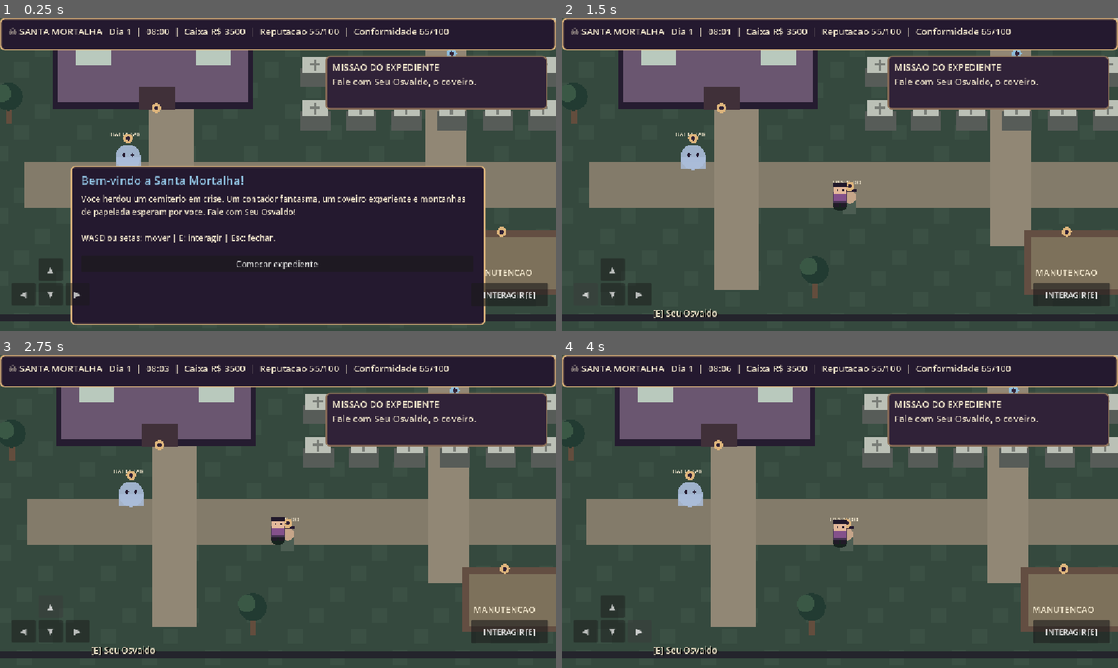
Above: before the commit, frames 1-4 (two rows, left to right).
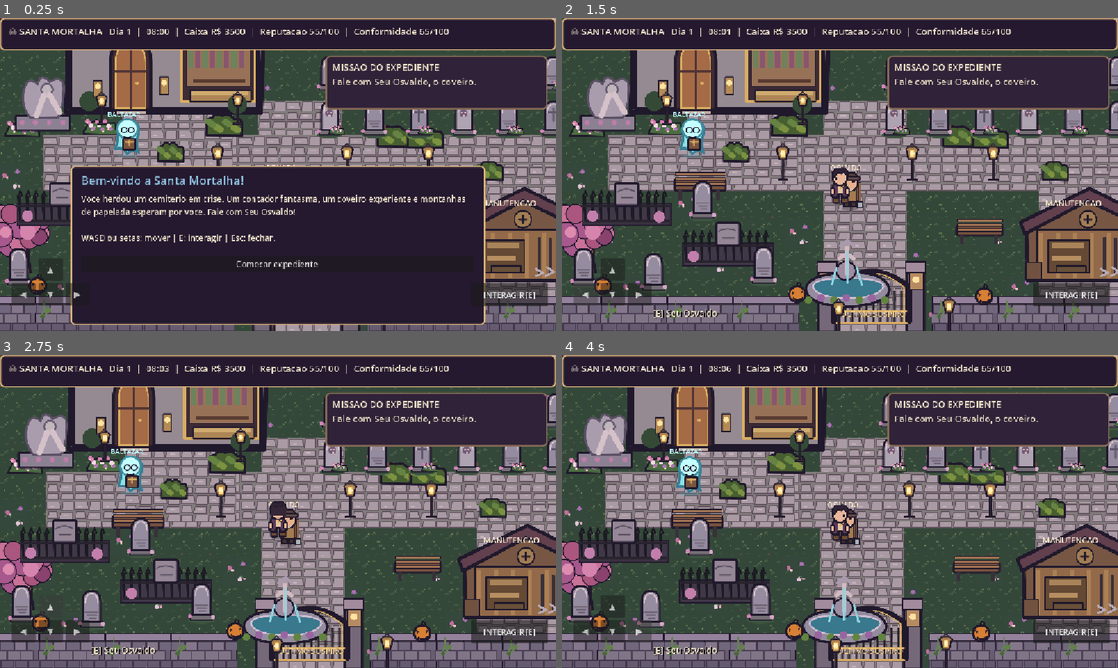
Above: after the commit, the same moments.

Repository: viniciushb104-png/descanse-em-paz
Game: Godot game, scene res://scenes/main.tscn
The game is run twice, just before and just after one commit, with the same random seed, the same clock (stepped at 60 frames per second) and the same inputs.
Inputs:
- Up to frame 1 (0.25 s): no input
- Up to frame 2 (1.5 s): click "Comecar expediente" at 0.5 s; click "◀" at 1.25 s
- Up to frame 3 (2.75 s): click "▲" at 2 s
- Up to frame 4 (4 s): click "▼" at 2.75 s; click "▶" at 3.5 s

The runs differ from the first frame. In frame 1, 34% of the frame differs, in the area x 0-100%, y 0-100%; in frame 2, 59%; in frame 3, 59%; in frame 4, 59%.

Commit message:
feat: posicionar cenario, sprites animados e colisao simples no mapa

Diff:
--- a/scripts/main.gd
+++ b/scripts/main.gd
@@ -3,6 +3,7 @@
 ## Os valores sao ficticios; requisitos reais variam conforme municipio e servico.
 
 const WORLD := Vector2(1536.0, 960.0)
+const MAP_ART = preload("res://scripts/map_art.gd")
 const PAPER := Color("#f0e5cb")
 const NIGHT := Color("#24192f")
 const GOLD := Color("#deb57c")
@@ -11,7 +12,7 @@
     {"id": "osvaldo", "name": "Seu Osvaldo", "p": Vector2(725, 670)},
     {"id": "office", "name": "Escritorio", "p": Vector2(430, 490)},
     {"id": "plot", "name": "Jazigo B-13", "p": Vector2(1110, 365)},
-    {"id": "maintenance", "name": "Manutencao", "p": Vector2(1225, 775)},
+    {"id": "maintenance", "name": "Manutencao", "p": Vector2(1255, 870)},
     {"id": "ghost", "name": "Baltazar", "p": Vector2(365, 560)}
 ]
 const OBJECTIVES := [
@@ -31,6 +32,7 @@
 var compliance: int = 65
 var reserved_plot: bool = false
 var dialogue_open: bool = false
+var visual_animation_elapsed: float = 0.0
 var status_label: Label
 var objective_label: Label
 var prompt_label: Label
@@ -50,6 +52,10 @@
         _show("Bem-vindo de volta!", "Seu progresso foi recuperado. A morte pode esperar; a burocracia, jamais.", [{"text": "Continuar", "action": "close"}])
 
 func _process(delta: float) -> void:
+    visual_animation_elapsed += delta
+    if visual_animation_elapsed >= 0.35:
+        visual_animation_elapsed = 0.0
+        queue_redraw()
     if not dialogue_open:
         clock_minutes += delta * 1.8
         if clock_minutes >= 1080.0:
@@ -323,77 +329,14 @@
         var near := _near_station()
         prompt_label.text = ("[E] " + str(near["name"])) if not near.is_empty() else "Aproxime-se de um marcador para interagir"
 
+func is_walkable(world_position: Vector2) -> bool:
+    # Os edificios possuem solidez basica. O escritorio e acessivel pela frente.
+    if Rect2(224, 155, 435, 293).has_point(world_position):
+        return false
+    if Rect2(1136, 669, 266, 168).has_point(world_position):
+        return false
+    # Fora dos limites do cemitério
+    return world_position.x >= 65.0 and world_position.x <= 1465.0 and world_position.y >= 100.0 and world_position.y <= 882.0
+
 func _draw() -> void:
-    draw_rect(Rect2(Vector2.ZERO, WORLD), Color("#35493e"))
-    for y in range(0, 960, 48):
-        for x in range(0, 1536, 48):
-            if (int(x / 48) + int(y / 48)) % 3 == 0:
-                draw_rect(Rect2(x + 7, y + 6, 34, 35), Color("#3b5044"))
-    draw_rect(Rect2(125, 572, 1280, 104), Color("#837b6a"))
-    draw_rect(Rect2(412, 425, 104, 440), Color("#918775"))
-    draw_rect(Rect2(1049, 195, 94, 570), Color("#918775"))
-    draw_rect(Rect2(25, 24, 1484, 16), Color("#24242c"))
-    draw_rect(Rect2(25, 922, 1484, 16), Color("#24242c"))
-    draw_rect(Rect2(25, 24, 16, 914), Color("#24242c"))
-    draw_rect(Rect2(1493, 24, 16, 914), Color("#24242c"))
-    _write(Vector2(80, 90), "JARDIM DO ULTIMO SUSPIRO", 24, PAPER)
-
-    # Edificio administrativo.
-    draw_rect(Rect2(192, 175, 460, 275), Color("#251c30"))
-    draw_rect(Rect2(204, 194, 436, 240), Color("#6a5670"))
-    draw_rect(Rect2(196, 176, 450, 54), Color("#33243e"))
-    draw_rect(Rect2(389, 399, 84, 52), Color("#403039"))
-    draw_rect(Rect2(246, 278, 80, 70), Color("#b9c9bd"))
-    draw_rect(Rect2(521, 278, 80, 70), Color("#b9c9bd"))
-    _write(Vector2(302, 218), "ADMINISTRACAO", 20, PAPER)
-    _marker(Vector2(430, 490), GOLD)
-
-    # Jazigos da quadra B.
-    _write(Vector2(766, 199), "QUADRA B", 23, PAPER)
-    for row in range(3):
-        for col in range(6):
-            var p := Vector2(795 + col * 105, 265 + row * 100)
-            if row == 1 and col == 3:
-                draw_rect(Rect2(p - Vector2(39, 37), Vector2(78, 74)), Color("#375967") if not reserved_plot else Color("#6d543c"))
-                _write(p + Vector2(-23, 6), "B-13", 17, PAPER)
-            else:
-                draw_rect(Rect2(p - Vector2(34, 11), Vector2(70, 45)), Color("#575c58"))
-                draw_rect(Rect2(p - Vector2(29, 36), Vector2(60, 37)), Color("#bbc0b6"))
-                draw_rect(Rect2(p - Vector2(3, 29), Vector2(6, 26)), Color("#797d77"))
-                draw_rect(Rect2(p - Vector2(12, 22), Vector2(24, 6)), Color("#797d77"))
-    _marker(Vector2(1110, 365), BLUE if not reserved_plot else GOLD)
-
-    # Area de manutencao.
-    draw_rect(Rect2(1127, 727, 302, 150), Color("#634e42"))
-    draw_rect(Rect2(1142, 744, 275, 119), Color("#7d715b"))
-    _write(Vector2(1153, 833), "MANUTENCAO", 20, PAPER)
-    _marker(Vector2(1225, 775), GOLD)
-
-    # Coveiro e contador fantasma.
-    _person(Vector2(725, 670), Color("#c6a589"), Color("#4c5d52"), "OSVALDO")
-    var ghost := Vector2(365, 560)
-    draw_circle(ghost, 29, Color("#aabdda", 0.9))
-    draw_rect(Rect2(ghost - Vector2(29, 0), Vector2(58, 27)), Color("#aabdda", 0.85))
-    draw_circle(ghost + Vector2(-10, -5), 4, NIGHT)
-    draw_circle(ghost + Vector2(10, -5), 4, NIGHT)
-    _write(ghost - Vector2(41, 48), "BALTAZAR", 14, PAPER)
-    _marker(ghost, GOLD)
-
-    for p in [Vector2(80, 180), Vector2(90, 438), Vector2(700, 165), Vector2(1450, 180), Vector2(1450, 708), Vector2(645, 837)]:
-        draw_rect(Rect2(p - Vector2(7, -4), Vector2(14, 42)), Color("#634d3d"))
-        draw_circle(p - Vector2(0, 17), 32, Color("#223b32"))
-        draw_circle(p - Vector2(14, 25), 20, Color("#3a5845"))
-
-func _write(pos: Vector2, content: String, size_px: int, color: Color) -> void:
-    draw_string(ThemeDB.fallback_font, pos, content, HORIZONTAL_ALIGNMENT_LEFT, -1, size_px, color)
-
-func _marker(pos: Vector2, color: Color) -> void:
-    draw_circle(pos - Vector2(0, 43), 11, color)
-    draw_circle(pos - Vector2(0, 43), 5, Color("#302136"))
-
-func _person(pos: Vector2, skin: Color, outfit: Color, caption: String) -> void:
-    draw_rect(Rect2(pos - Vector2(15, 14), Vector2(30, 36)), outfit)
-    draw_circle(pos - Vector2(0, 18), 15, skin)
-    draw_rect(Rect2(pos - Vector2(18, 36), Vector2(36, 7)), NIGHT)
-    _write(pos - Vector2(39, 47), caption, 14, PAPER)
-    _marker(pos, GOLD)
+    MAP_ART.paint(self, reserved_plot, clock_minutes)
--- /dev/null
+++ b/scripts/map_art.gd
@@ -0,0 +1,132 @@
+extends RefCounted
+## Mapa visual versionado em Godot; cada elemento e um recurso independente.
+## Visual base V0.2: arte vetorial original (substituivel por atlas PNG definitivo).
+
+const GRASS = preload("res://assets/sprites/grass.svg")
+const FLOWERS_GRASS = preload("res://assets/sprites/flowers_grass.svg")
+const PATH = preload("res://assets/sprites/path.svg")
+const EARTH = preload("res://assets/sprites/earth.svg")
+const WALL = preload("res://assets/sprites/wall.svg")
+const GATE = preload("res://assets/sprites/gate.svg")
+const FENCE = preload("res://assets/sprites/fence.svg")
+const GRAVE0 = preload("res://assets/sprites/grave_0.svg")
+const GRAVE1 = preload("res://assets/sprites/grave_1.svg")
+const GRAVE2 = preload("res://assets/sprites/grave_2.svg")
+const PLOT = preload("res://assets/sprites/plot.svg")
+const PLOT_RESERVED = preload("res://assets/sprites/plot_reserved.svg")
+const HEDGE = preload("res://assets/sprites/hedge.svg")
+const FLOWERS = preload("res://assets/sprites/flowers.svg")
+const TREE = preload("res://assets/sprites/tree.svg")
+const LANTERN = preload("res://assets/sprites/lantern.svg")
+const BENCH = preload("res://assets/sprites/bench.svg")
+const PUMPKIN = preload("res://assets/sprites/pumpkin.svg")
+const STATUE = preload("res://assets/sprites/statue.svg")
+const FOUNTAIN = preload("res://assets/sprites/fountain.svg")
+const OFFICE = preload("res://assets/sprites/office.svg")
+const SHED = preload("res://assets/sprites/shed.svg")
+const FAMILY = preload("res://assets/sprites/family_plot.svg")
+const OSVALDO = preload("res://assets/sprites/osvaldo_down_0.svg")
+const BALTAZAR = preload("res://assets/sprites/baltazar_down_0.svg")
+
+const WORLD_RECT := Rect2(0, 0, 1536, 960)
+const PAPER := Color("#f6e5cb")
+
+static func stamp(ctx: Node2D, tex: Texture2D, x: float, y: float, w: float, h: float) -> void:
+    ctx.draw_texture_rect(tex, Rect2(x, y, w, h), false)
+
+static func writing(ctx: Node2D, pos: Vector2, message: String, size_px: int = 19, color: Color = PAPER) -> void:
+    ctx.draw_string(ThemeDB.fallback_font, pos, message, HORIZONTAL_ALIGNMENT_LEFT, -1, size_px, color)
+
+static func paint(ctx: Node2D, reserved_plot: bool, time_minute: float) -> void:
+    # Terreno modular: 64x64 px, caminhos por cima e decoracoes como objetos independentes.
+    for y in range(0, 960, 64):
+        for x in range(0, 1536, 64):
+            stamp(ctx, FLOWERS_GRASS if (int(x / 64) + int(y / 64) * 3) % 7 == 0 else GRASS, x, y, 64, 64)
+    # Caminho central do portao para a administracao.
+    for yy in range(430, 950, 64):
+        for xx in range(665, 857, 64):
+            stamp(ctx, PATH, xx, yy, 64, 64)
+    for yy in range(510, 610, 64):
+        for xx in range(170, 1450, 64):
+            stamp(ctx, PATH, xx, yy, 64, 64)
+    for yy in range(368, 584, 64):
+        for xx in range(351, 550, 64):
+            stamp(ctx, PATH, xx, yy, 64, 64)
+    for yy in range(580, 915, 64):
+        for xx in range(1160, 1395, 64):
+            stamp(ctx, PATH, xx, yy, 64, 64)
+
+    # Muros, jardins e areas delimitadas, mantendo entrada inferior desobstruida.
+    for xx in range(0, 1536, 152):
+        stamp(ctx, WALL, xx, 0, 152, 85)
+    for yy in range(77, 879, 80):
+        stamp(ctx, WALL, 0, yy, 50, 80)
+        stamp(ctx, WALL, 1488, yy, 50, 80)
+    for xx in range(0, 600, 152):
+        stamp(ctx, WALL, xx, 880, 152, 85)
+    for xx in range(915, 1536, 152):
+        stamp(ctx, WALL, xx, 880, 152, 85)
+    stamp(ctx, GATE, 650, 792, 250, 171)
+    writing(ctx, Vector2(704, 928), "ULTIMO SUSPIRO", 18, Color("#efc98a"))
+
+    # Sombras e vegetacao ambiente.
+    stamp(ctx, TREE, 22, 82, 216, 237)
+    stamp(ctx, TREE, 1320, 90, 180, 205)
+    stamp(ctx, TREE, 44, 667, 150, 174)
+    stamp(ctx, HEDGE, 540, 460, 91, 59)
+    stamp(ctx, HEDGE, 934, 487, 88, 57)
+    stamp(ctx, HEDGE, 1003, 490, 91, 57)
+    for pos in [Vector2(80, 464), Vector2(260, 460), Vector2(946, 110), Vector2(1040, 100), Vector2(1454, 599)]:
+        stamp(ctx, FLOWERS, pos.x, pos.y, 82, 50)
+
+    # Administracao e contabilidade: entrada em baixo, proximo ao ponto E do escritorio.
+    stamp(ctx, OFFICE, 204, 120, 485, 344)
+    writing(ctx, Vector2(314, 151), "ADMINISTRACAO", 19)
+    stamp(ctx, LANTERN, 287, 408, 34, 80)
+    stamp(ctx, LANTERN, 600, 407, 34, 80)
+
+    # Quadra B: jazigos posicionados em fileiras e acessiveis pela lateral dos caminhos.
+    writing(ctx, Vector2(861, 198), "QUADRA B", 24)
+    for row in range(3):
+        for col in range(6):
+            var px: float = 798 + col * 103
+            var py: float = 246 + row * 103
+            if row == 1 and col == 3:
+                stamp(ctx, PLOT_RESERVED if reserved_plot else PLOT, px - 13, py - 5, 88, 77)
+                writing(ctx, Vector2(px + 4, py - 9), "B-13", 17, Color("#ffe8aa"))
+            else:
+                stamp(ctx, EARTH, px + 10, py + 33, 47, 28)
+                var grave_texture: Texture2D = GRAVE0 if (row + col) % 3 == 0 else (GRAVE1 if (row + col) % 3 == 1 else GRAVE2)
+                stamp(ctx, grave_texture, px - 2, py - 28, 66, 92)
+                if (row + col) % 2 == 0:
+                    stamp(ctx, FLOWERS, px + 28, py + 30, 38, 26)
+
+    # Jardins familiares do lado oeste.
+    stamp(ctx, FAMILY, 108, 610, 208, 111)
+    stamp(ctx, FAMILY, 340, 701, 210, 113)
+    stamp(ctx, STATUE, 95, 347, 147, 157)
+    stamp(ctx, FOUNTAIN, 611, 742, 221, 171)
+    stamp(ctx, BENCH, 312, 585, 136, 79)
+    stamp(ctx, BENCH, 962, 694, 123, 70)
+    for pos in [Vector2(78, 762), Vector2(239, 774), Vector2(492, 758), Vector2(352, 608)]:
+        stamp(ctx, GRAVE0, pos.x, pos.y, 70, 100)
+
+    # Galpao de manutencao — ponto interativo fica na porta, na parte de baixo.
+    stamp(ctx, SHED, 1116, 628, 324, 225)
+    writing(ctx, Vector2(1176, 673), "MANUTENCAO", 18)
+    for pos in [Vector2(552, 525), Vector2(850, 525), Vector2(681, 883), Vector2(935, 877), Vector2(1037, 525)]:
+        stamp(ctx, LANTERN, pos.x, pos.y, 38, 93)
+    for pos in [Vector2(132, 826), Vector2(1420, 830), Vector2(580, 845), Vector2(1010, 850)]:
+        stamp(ctx, PUMPKIN, pos.x, pos.y, 48, 52)
+    for pos in [Vector2(430, 525), Vector2(1165, 568), Vector2(1439, 521)]:
+        stamp(ctx, HEDGE, pos.x, pos.y, 66, 53)
+
+    # Personagens fixos: as coordenadas coincidem com o sistema de interacao.
+    stamp(ctx, OSVALDO, 695, 588, 62, 96)
+    writing(ctx, Vector2(681, 590), "OSVALDO", 15, PAPER)
+    var float_y: float = sin(time_minute * 0.18) * 5.0
+    stamp(ctx, BALTAZAR, 328, 470 + float_y, 71, 100)
+    writing(ctx, Vector2(318, 468), "BALTAZAR", 15, Color("#bdf7fa"))
+    if time_minute > 930.0:
+        var alpha: float = clampf((time_minute - 930.0) / 180.0, 0.0, 0.24)
+        ctx.draw_rect(WORLD_RECT, Color(0.06, 0.04, 0.15, alpha), true)
--- a/scripts/player.gd
+++ b/scripts/player.gd
@@ -1,11 +1,19 @@
 extends CharacterBody2D
-## Protagonista de oito direcoes. Desenho provisório: sera substituido por sprites.
-
+## Personagem jogavel em quatro direcoes, animacao 2 quadros e colisao simples.
 const SPEED: float = 210.0
 const WORLD_SIZE := Vector2(1536.0, 960.0)
+const FRAMES = [
+    [preload("res://assets/sprites/protagonist_down_0.svg"), preload("res://assets/sprites/protagonist_down_1.svg")],
+    [preload("res://assets/sprites/protagonist_left_0.svg"), preload("res://assets/sprites/protagonist_left_1.svg")],
+    [preload("res://assets/sprites/protagonist_right_0.svg"), preload("res://assets/sprites/protagonist_right_1.svg")],
+    [preload("res://assets/sprites/protagonist_up_0.svg"), preload("res://assets/sprites/protagonist_up_1.svg")]
+]
 var virtual_direction := Vector2.ZERO
+var facing: int = 0
+var walk_clock: float = 0.0
+var walking: bool = false
 
-func _physics_process(_delta: float) -> void:
+func _physics_process(delta: float) -> void:
     var direction := Input.get_vector("ui_left", "ui_right", "ui_up", "ui_down")
     if Input.is_key_pressed(KEY_A):
         direction.x -= 1.0
@@ -19,18 +27,25 @@
         direction = virtual_direction
     if get_parent().get("dialogue_open"):
         direction = Vector2.ZERO
-    velocity = direction.normalized() * SPEED
+    direction = direction.normalized()
+    walking = direction.length_squared() > 0.0
+    if walking:
+        if absf(direction.x) > absf(direction.y):
+            facing = 2 if direction.x > 0 else 1
+        else:
+            facing = 0 if direction.y > 0 else 3
+        walk_clock += delta
+    else:
+        walk_clock = 0.0
+    velocity = direction * SPEED
+    var next_position := global_position + velocity * delta
+    if get_parent().has_method("is_walkable") and not get_parent().is_walkable(next_position):
+        velocity = Vector2.ZERO
     move_and_slide()
-    global_position = global_position.clamp(Vector2(60, 90), WORLD_SIZE - Vector2(60, 60))
+    global_position = global_position.clamp(Vector2(65, 100), WORLD_SIZE - Vector2(65, 78))
     queue_redraw()
 
 func _draw() -> void:
-    draw_circle(Vector2(0, 14), 16, Color("#17241f"))
-    draw_rect(Rect2(-13, 6, 10, 14), Color("#211b28"))
-    draw_rect(Rect2(3, 6, 10, 14), Color("#211b28"))
-    draw_rect(Rect2(-16, -14, 32, 24), Color("#463451"))
-    draw_rect(Rect2(-13, -11, 26, 18), Color("#84518b"))
-    draw_rect(Rect2(-14, -31, 28, 21), Color("#e4b99b"))
-    draw_rect(Rect2(-15, -35, 30, 9), Color("#20182a"))
-    draw_rect(Rect2(-8, -22, 4, 4), Color("#20182a"))
-    draw_rect(Rect2(5, -22, 4, 4), Color("#20182a"))
+    var frame: int = int(walk_clock * 7.0) % 2 if walking else 0
+    var texture: Texture2D = FRAMES[facing][frame]
+    draw_texture_rect(texture, Rect2(-28, -75, 56, 93), false)
Not shown, added: docs/ART_DIRECTION.md
